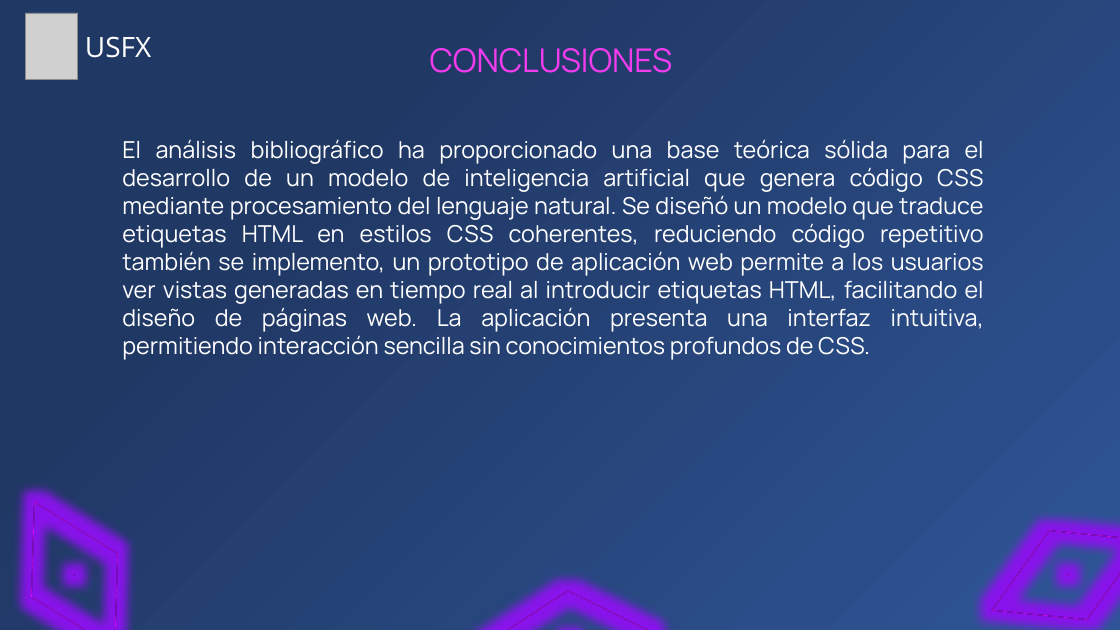
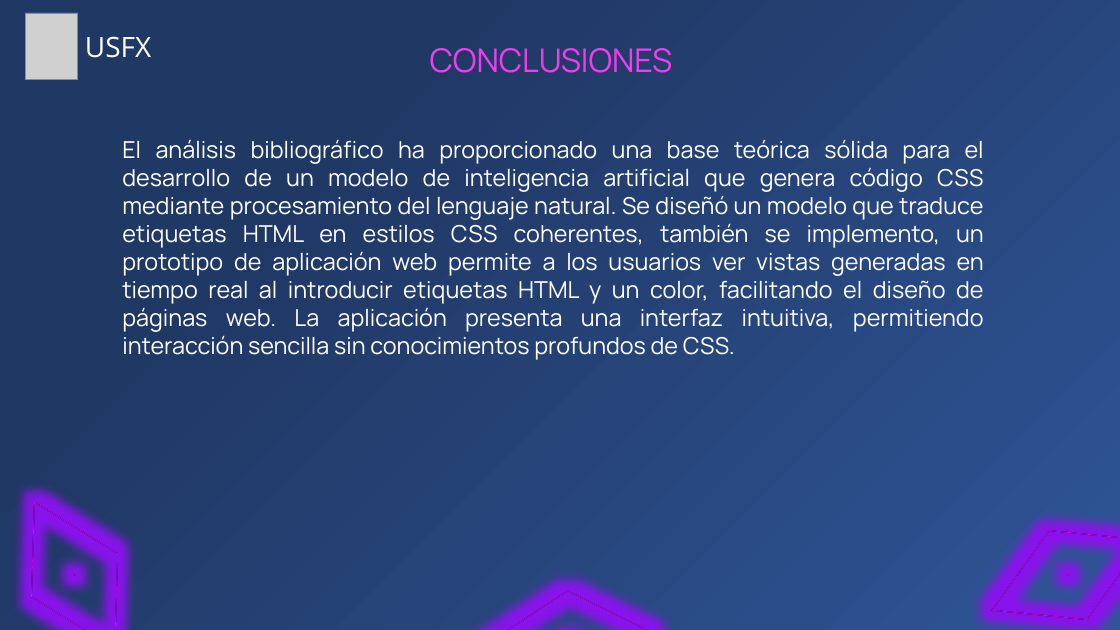
Before and after one commit to Zelechos/Generador-Css, a slide deck: slide 43 of documents/Presentación de Perfil - Modelo Generador CSS.pptx (slide 44 before the commit). Drawn at 1120x630 pixels with LibreOffice and Linux fonts; fonts in the diff are those of the drawing; grey boxes stand for pictures. Boxes give left, top, right and bottom in pixels: in the first picture for what was removed or moved away, otherwise in the second. Text is boxed around its words. In the diff, an @@ line names an element or a change of style, - is before the commit and + after.

Commit message:
docs(v0.7.0): add final changes in presentation

```diff
--- a/documents/Presentación de Perfil - Modelo Generador CSS.pptx
+++ b/documents/Presentación de Perfil - Modelo Generador CSS.pptx
@@ text at (x1=122, y1=139, x2=984, y2=360): text changed @@
-El análisis bibliográfico ha proporcionado una base teórica sólida para el desarrollo de un modelo de inteligencia artificial que genera código CSS mediante procesamiento del lenguaje natural. Se diseñó un modelo que traduce etiquetas HTML en estilos CSS coherentes, reduciendo código repetitivo también se implemento, un prototipo de aplicación web permite a los usuarios ver vistas generadas en tiempo real al introducir etiquetas HTML, facilitando el diseño de páginas web. La aplicación presenta una interfaz intuitiva, permitiendo interacción sencilla sin conocimientos profundos de CSS.
+El análisis bibliográfico ha proporcionado una base teórica sólida para el desarrollo de un modelo de inteligencia artificial que genera código CSS mediante procesamiento del lenguaje natural. Se diseñó un modelo que traduce etiquetas HTML en estilos CSS coherentes, también se implemento, un prototipo de aplicación web permite a los usuarios ver vistas generadas en tiempo real al introducir etiquetas HTML y un color, facilitando el diseño de páginas web. La aplicación presenta una interfaz intuitiva, permitiendo interacción sencilla sin conocimientos profundos de CSS.
```
Also in this commit, not shown: 1 other slide changed, 1 slide removed.
